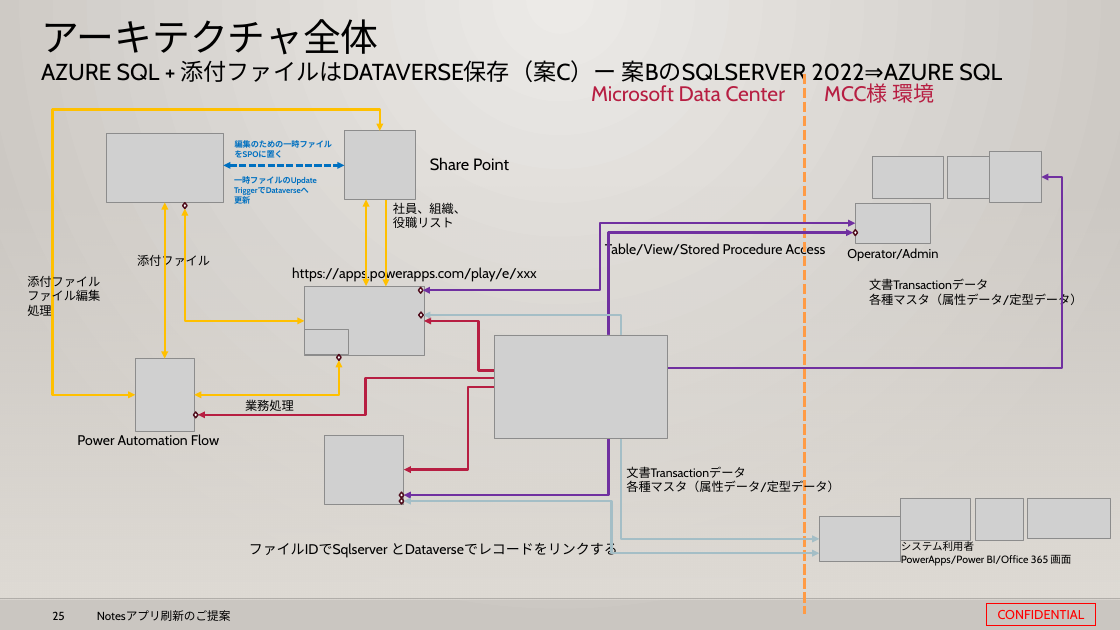
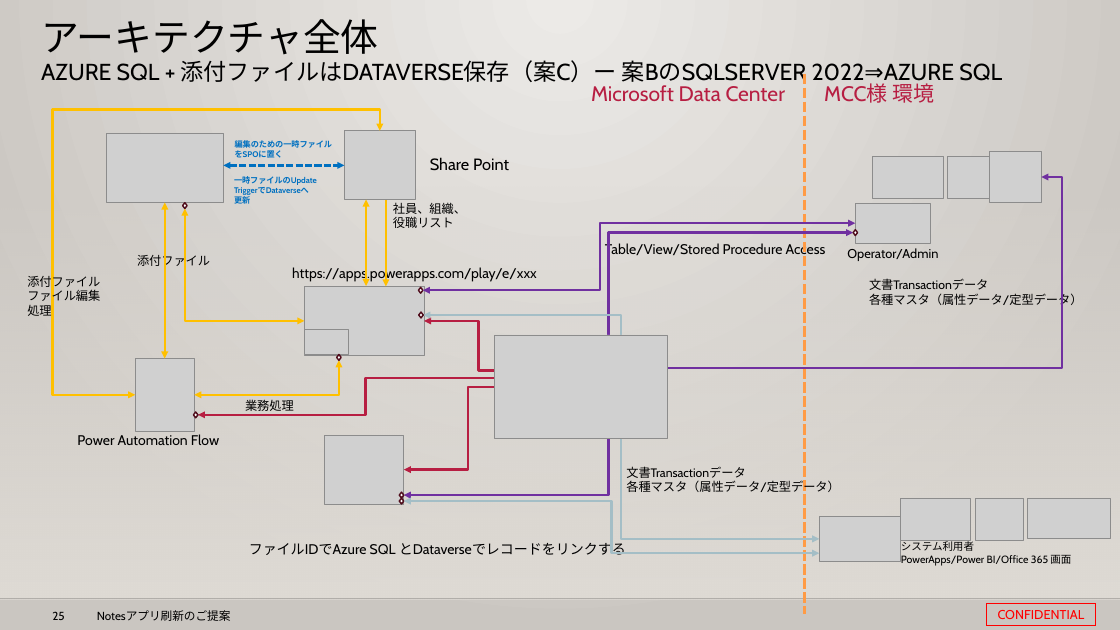
Before and after one commit to 0494938/Notes--CMS-Online, a slide deck: slide 25 of Notesアプリ刷新プロジェクト提案見積もり.pptx. Drawn at 1120x630 pixels with LibreOffice and Linux fonts; fonts in the diff are those of the drawing; grey boxes stand for pictures; background and template pictures are left out. Boxes give left, top, right and bottom in pixels: in the first picture for what was removed or moved away, otherwise in the second. Text is boxed around its words. In the diff, an @@ line names an element or a change of style, - is before the commit and + after.

```diff
--- a/Notesアプリ刷新プロジェクト提案見積もり.pptx
+++ b/Notesアプリ刷新プロジェクト提案見積もり.pptx
@@ text at [249, 540, 626, 555]: text changed @@
-ファイルIDでSqlserver とDataverseでレコードをリンクする
+ファイルIDでAzure SQL とDataverseでレコードをリンクする
```
Also in this commit, not shown: 9 other slides changed.
